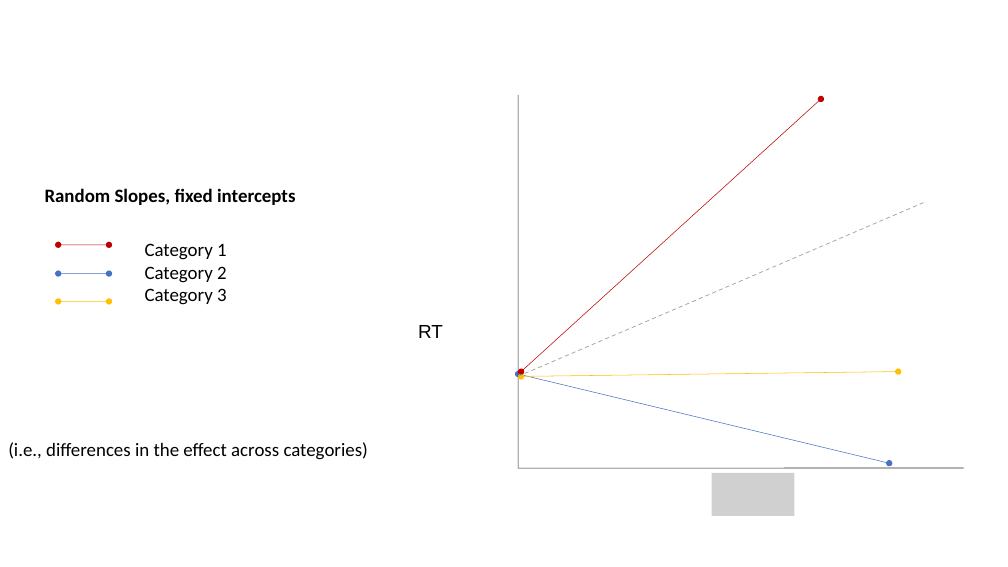
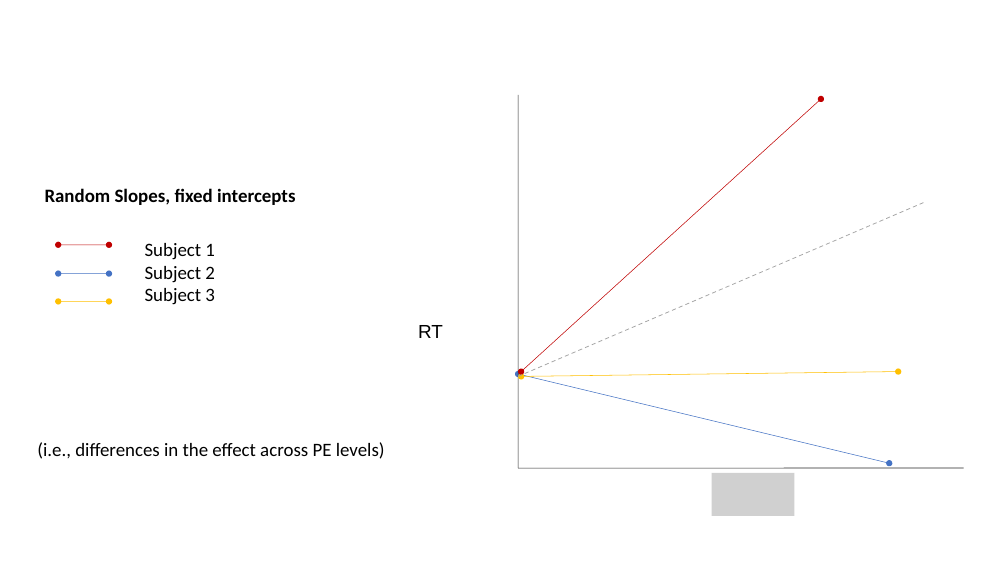
Before and after one commit to FPupillo/LMM_workshop, a slide deck: slide 25 of PPT_LMM.odp (slide 22 before the commit). Drawn at 1008x567 pixels with LibreOffice and Linux fonts; fonts in the diff are those of the drawing; grey boxes stand for pictures. Boxes give left, top, right and bottom in pixels: in the first picture for what was removed or moved away, otherwise in the second. Text is boxed around its words. In the diff, an @@ line names an element or a change of style, - is before the commit and + after.

```diff
--- a/PPT_LMM.odp
+++ b/PPT_LMM.odp
@@ text at bbox=[145, 243, 215, 305]: text changed @@
-Category 1
-Category 2
-Category 3
+Subject 1
+Subject 2
+Subject 3
@@ text at bbox=[37, 442, 385, 459]: text changed @@
-(i.e., differences in the effect across categories)
+(i.e., differences in the effect across PE levels)
```
Also in this commit, not shown: 34 other slides changed, 18 slides added, 5 slides removed, 6 other files.
